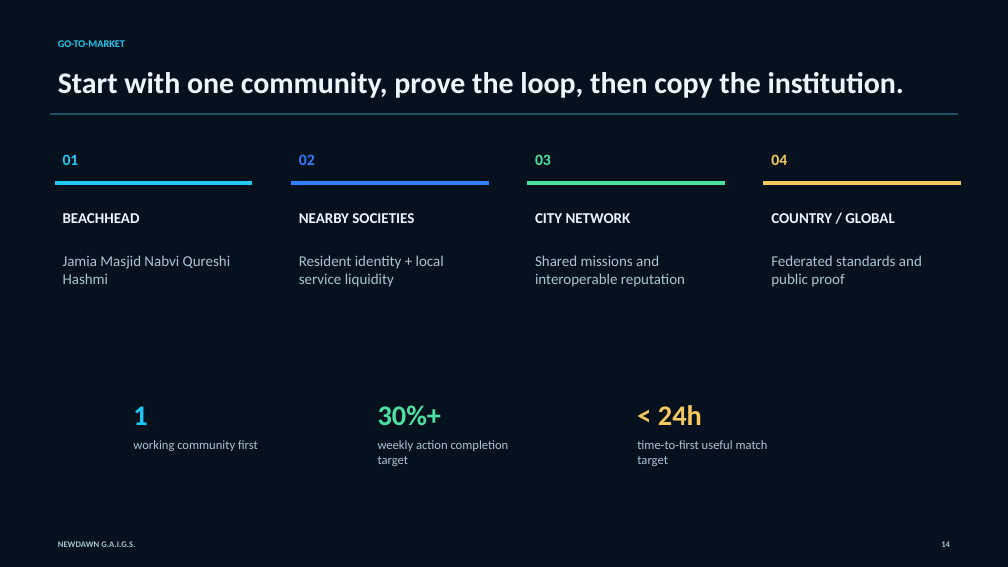
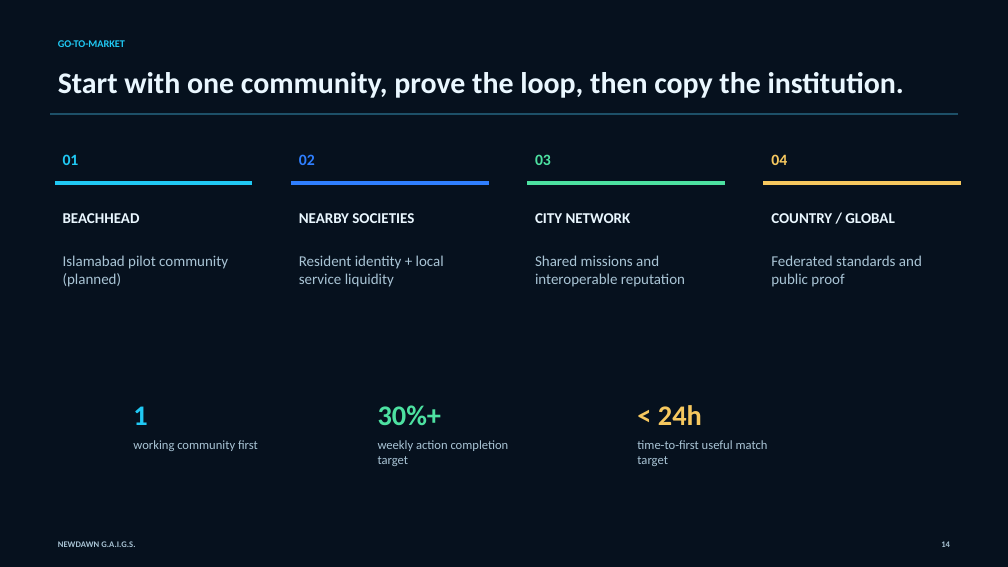
Before and after one commit to futureworldvision842-lgtm/Global-Ai-Decentralize-Governance-System-with-Blockchain-Transparency-and-Democracy, a slide deck: slide 14 of output/presentations/GAIGS-Investor-Deck-2026.pptx. Drawn at 1008x567 pixels with LibreOffice and Linux fonts; fonts in the diff are those of the drawing. Boxes give left, top, right and bottom in pixels: in the first picture for what was removed or moved away, otherwise in the second. Text is boxed around its words. In the diff, an @@ line names an element or a change of style, - is before the commit and + after.

```diff
--- a/output/presentations/GAIGS-Investor-Deck-2026.pptx
+++ b/output/presentations/GAIGS-Investor-Deck-2026.pptx
@@ text at (63,255,228,287): text changed @@
-Jamia Masjid Nabvi Qureshi Hashmi
+Islamabad pilot community (planned)
```
Also in this commit, not shown: 36 other files.
